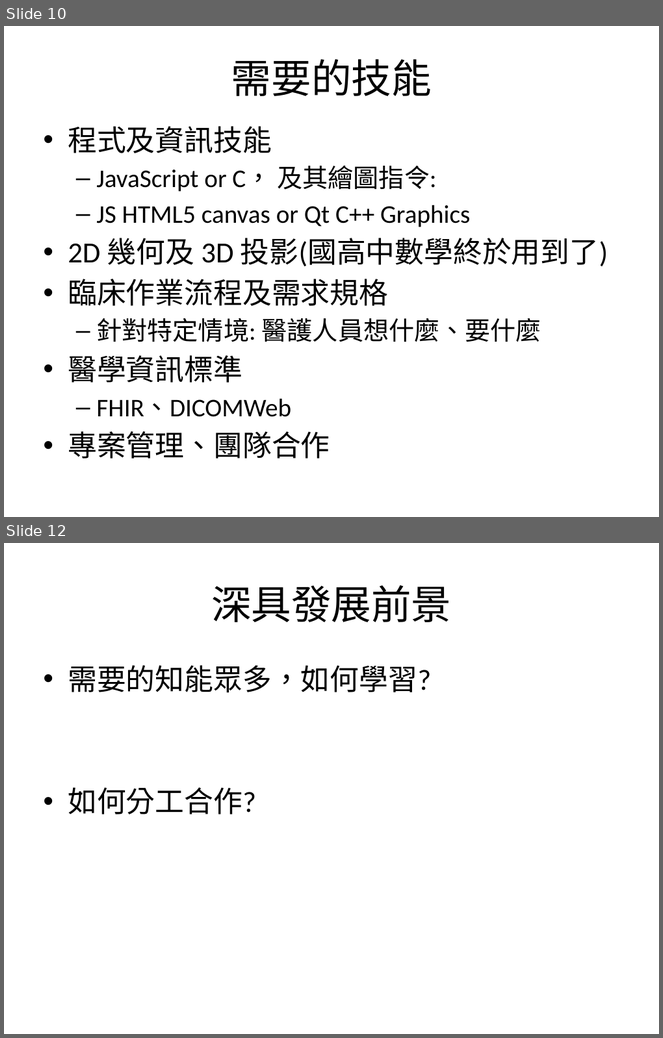
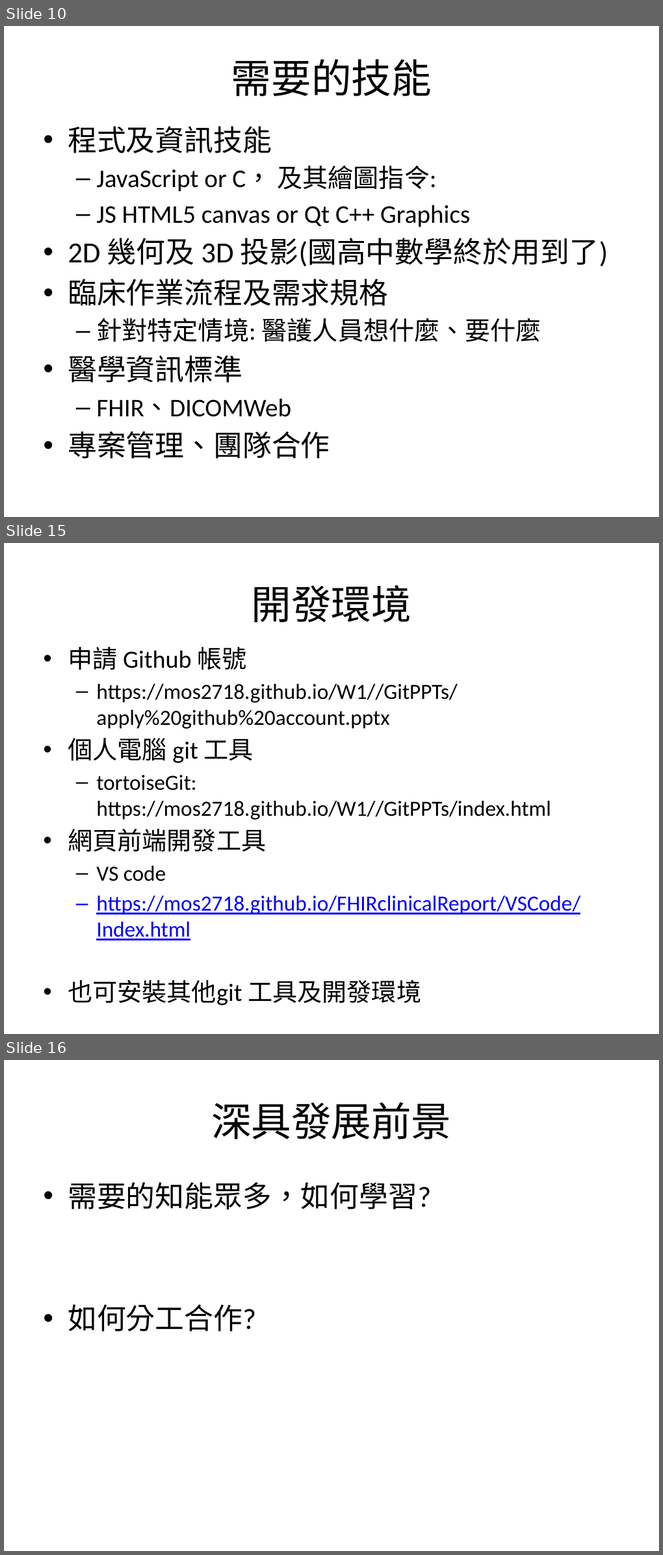
Before and after one commit to mos2718/FHIR_PACS, a slide deck: IntroductionS.pptx. Shown one above the other, each under a label of ours: slides 10 and 12 before the commit, slides 10, 15 and 16 after it; the slides between them are not shown. The pictures are 663x1038 and 663x1555 pixels, drawn with LibreOffice and Linux fonts; fonts in the diff are those of the drawing. Boxes give left, top, right and bottom in pixels: in the first picture for what was removed or moved away, otherwise in the second. Text is boxed around its words. In the diff, an @@ line names an element or a change of style, - is before the commit and + after.

```diff
--- a/IntroductionS.pptx
+++ b/IntroductionS.pptx
@@ slide 15 added at bbox=[4, 543, 659, 1034], background #FFFFFF @@
@@ title added at bbox=[252, 585, 412, 622], 44 pt, text #000000 @@
+開發環境
@@ text added at bbox=[68, 647, 581, 1006], 23.8 pt, text #000000 @@
+• 申請 Github 帳號
+  – https://mos2718.github.io/W1//GitPPTs/apply%20github%20account.pptx
+• 個人電腦 git 工具
+  – tortoiseGit: https://mos2718.github.io/W1//GitPPTs/index.html
+• 網頁前端開發工具
+  – VS code
+  – https://mos2718.github.io/FHIRclinicalReport/VSCode/Index.html
+• 也可安裝其他git 工具及開發環境
@@ what was slide 12 is now slide 16 @@
```
Also in this commit, not shown: 2 slides changed, 3 other slides added, 1 other file.
